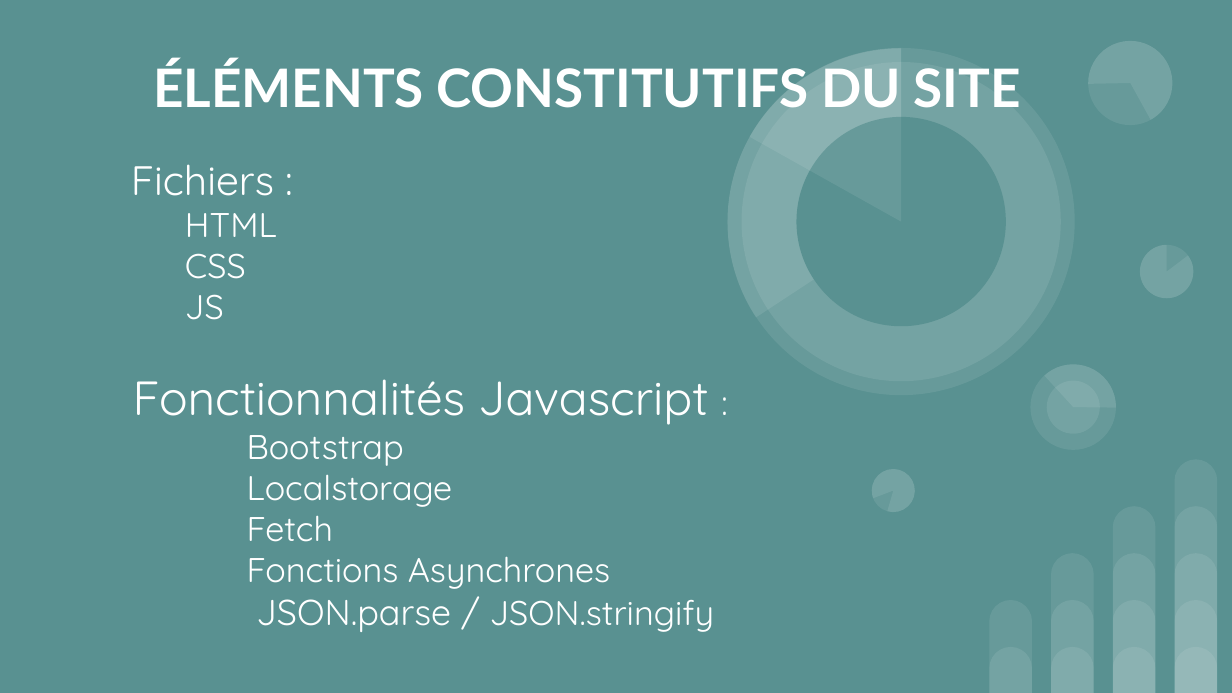
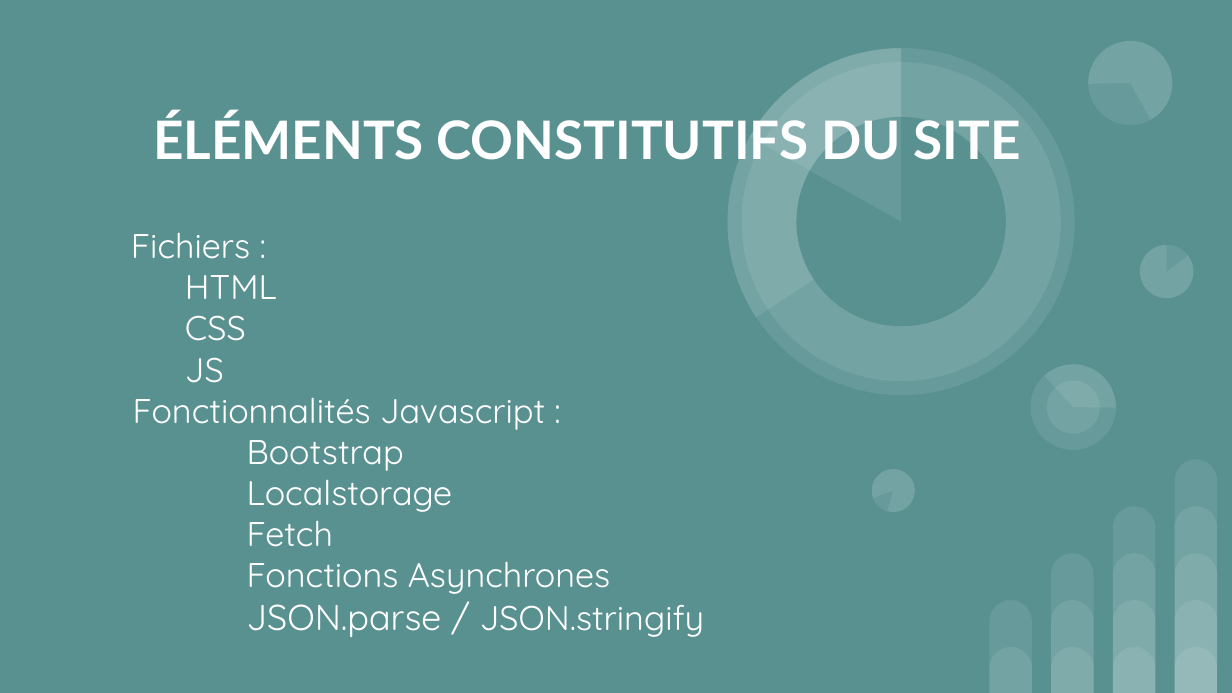
Before and after one commit to MARJAOUI/projetOrinico, a slide deck: slide 2 of presentation p52.pptx. Drawn at 1232x693 pixels with LibreOffice and Linux fonts; fonts in the diff are those of the drawing. Boxes give left, top, right and bottom in pixels: in the first picture for what was removed or moved away, otherwise in the second. Text is boxed around its words. In the diff, an @@ line names an element or a change of style, - is before the commit and + after.

```diff
--- a/presentation p52.pptx
+++ b/presentation p52.pptx
@@ title "ÉLÉMENTS CONSTITUTIFS DU SITE": place and size @@
-title "ÉLÉMENTS CONSTITUTIFS DU SITE" at [153,61,1021,117]
+title "ÉLÉMENTS CONSTITUTIFS DU SITE" at [153,113,1021,169]
@@ subtitle "Fichiers :": place and size @@
-subtitle "Fichiers :" at [131,164,714,632]
+subtitle "Fichiers :" at [131,233,704,637]
@@ subtitle at [131,233,545,430]: size 24 to 20 pt in "Fichiers :"; size 28 to 20 pt in "Fonctionnalités Javascript" @@
```
Also in this commit, not shown: 2 other slides changed, 4 other files.
